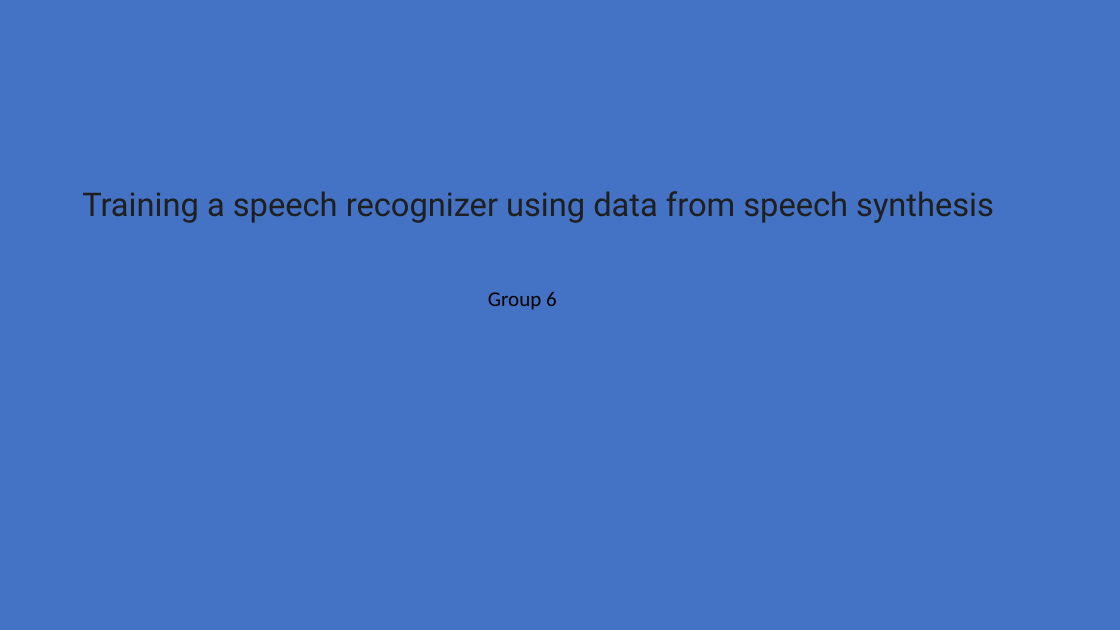
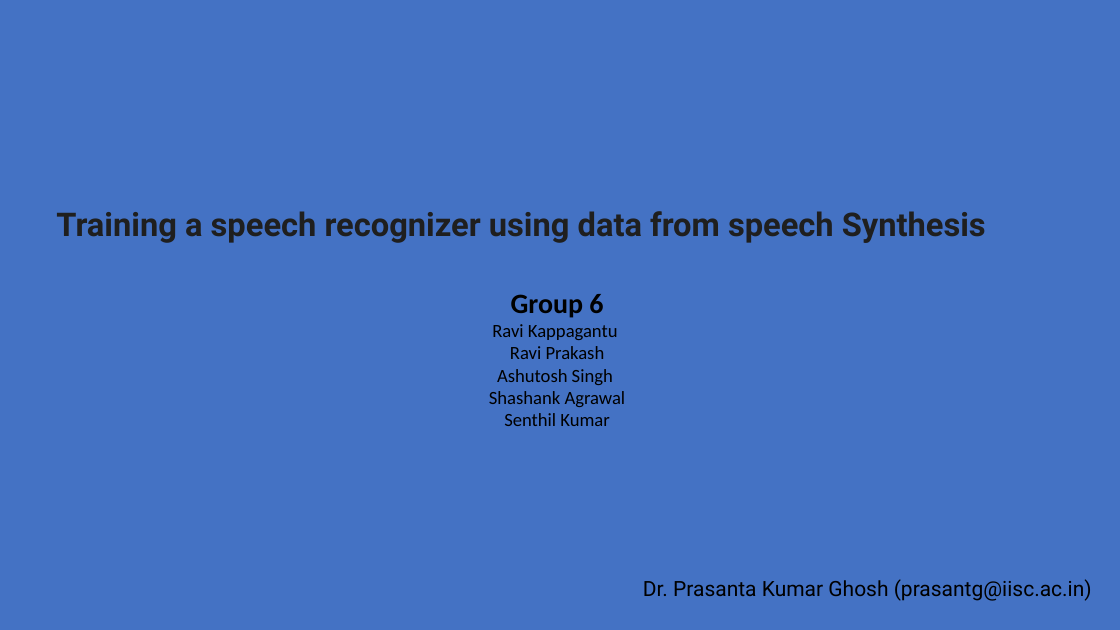
Before and after one commit to ravi-devgoblet/iisc_cohort4_group6_capstone, a slide deck: slide 1 of project_docs/Group 6 Capstone Project Presentation.pptx. Drawn at 1120x630 pixels with LibreOffice and Linux fonts; fonts in the diff are those of the drawing. Boxes give left, top, right and bottom in pixels: in the first picture for what was removed or moved away, otherwise in the second. Text is boxed around its words. In the diff, an @@ line names an element or a change of style, - is before the commit and + after.

```diff
--- a/project_docs/Group 6 Capstone Project Presentation.pptx
+++ b/project_docs/Group 6 Capstone Project Presentation.pptx
@@ text at (56, 211, 986, 243): text changed; bold on @@
-Training a speech recognizer using data from speech synthesis
+Training a speech recognizer using data from speech Synthesis
@@ text at (511, 294, 603, 318): size 18 to 24 pt, bold on in "Group 6"; alignment left to centre @@
@@ text at (489, 324, 626, 426): paragraphs added @@
+Ravi Kappagantu
+Ravi Prakash
+Ashutosh Singh
+Shashank Agrawal
+Senthil Kumar
@@ text added at (643, 579, 1092, 601), 18 pt, text #000000 @@
+Dr. Prasanta Kumar Ghosh (prasantg@iisc.ac.in)
```
Also in this commit, not shown: 1 other slide changed, 2 slides added, 3 slides removed.
